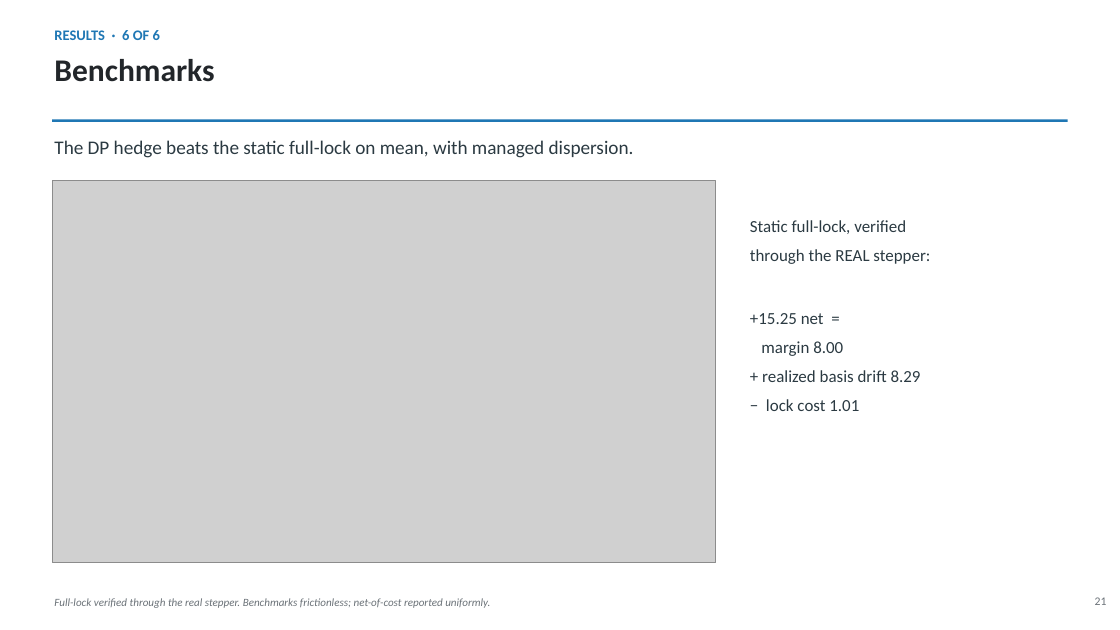
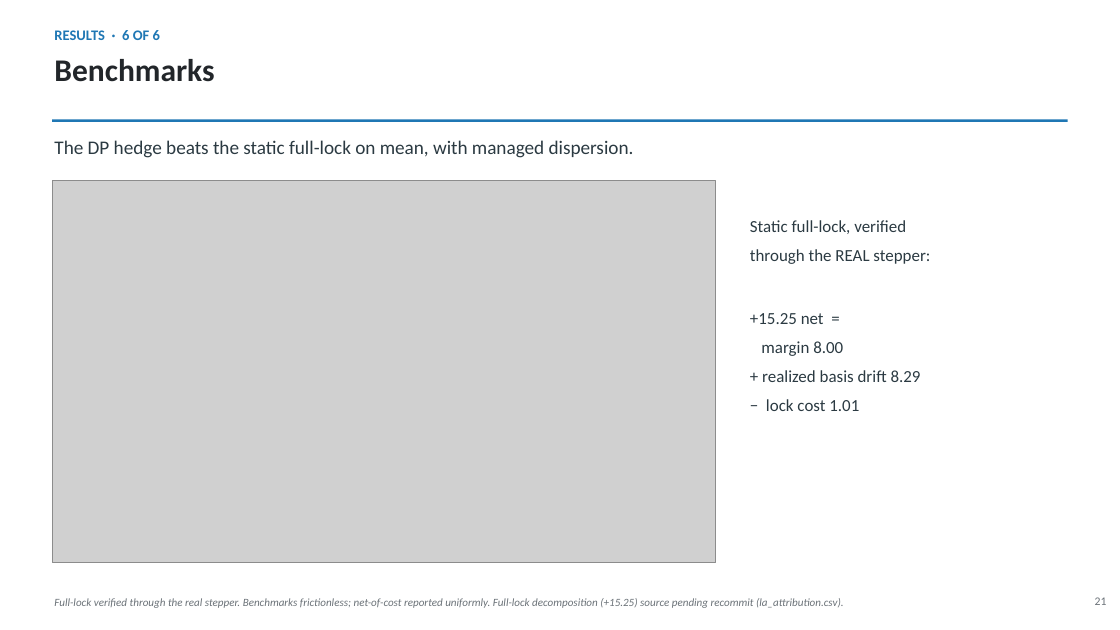
Before and after one commit to sylam/riskflow, a slide deck: slide 21 of artifacts/platinum_hedge_management_deck.pptx. Drawn at 1120x630 pixels with LibreOffice and Linux fonts; fonts in the diff are those of the drawing; grey boxes stand for pictures. Boxes give left, top, right and bottom in pixels: in the first picture for what was removed or moved away, otherwise in the second. Text is boxed around its words. In the diff, an @@ line names an element or a change of style, - is before the commit and + after.

```diff
--- a/artifacts/platinum_hedge_management_deck.pptx
+++ b/artifacts/platinum_hedge_management_deck.pptx
@@ text at bbox=[54, 598, 844, 608]: text changed @@
-Full-lock verified through the real stepper. Benchmarks frictionless; net-of-cost reported uniformly.
+Full-lock verified through the real stepper. Benchmarks frictionless; net-of-cost reported uniformly. Full-lock decomposition (+15.25) source pending recommit (la_attribution.csv).
```
Also in this commit, not shown: 19 other slides changed, 1 slide added.
